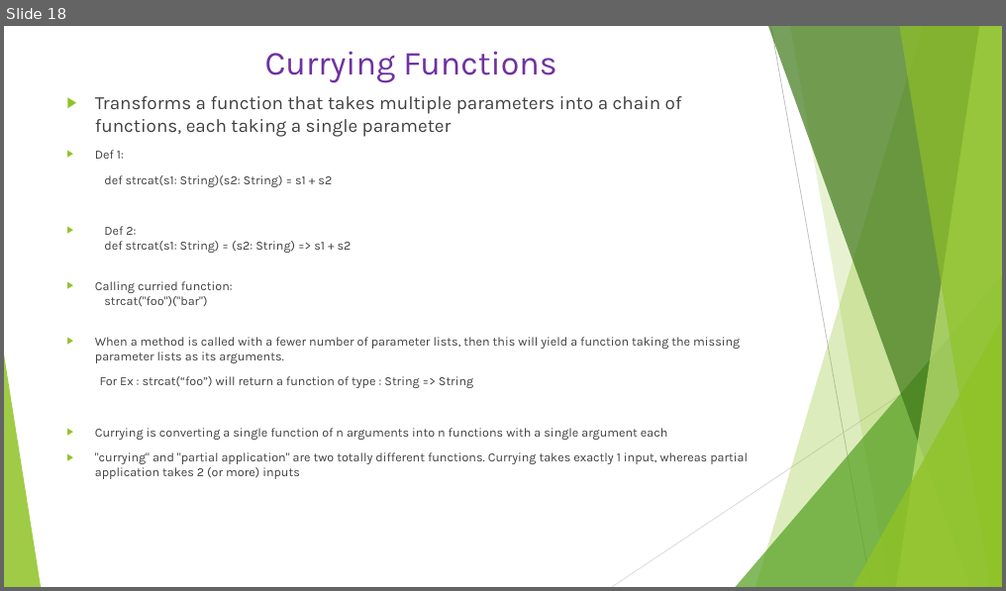
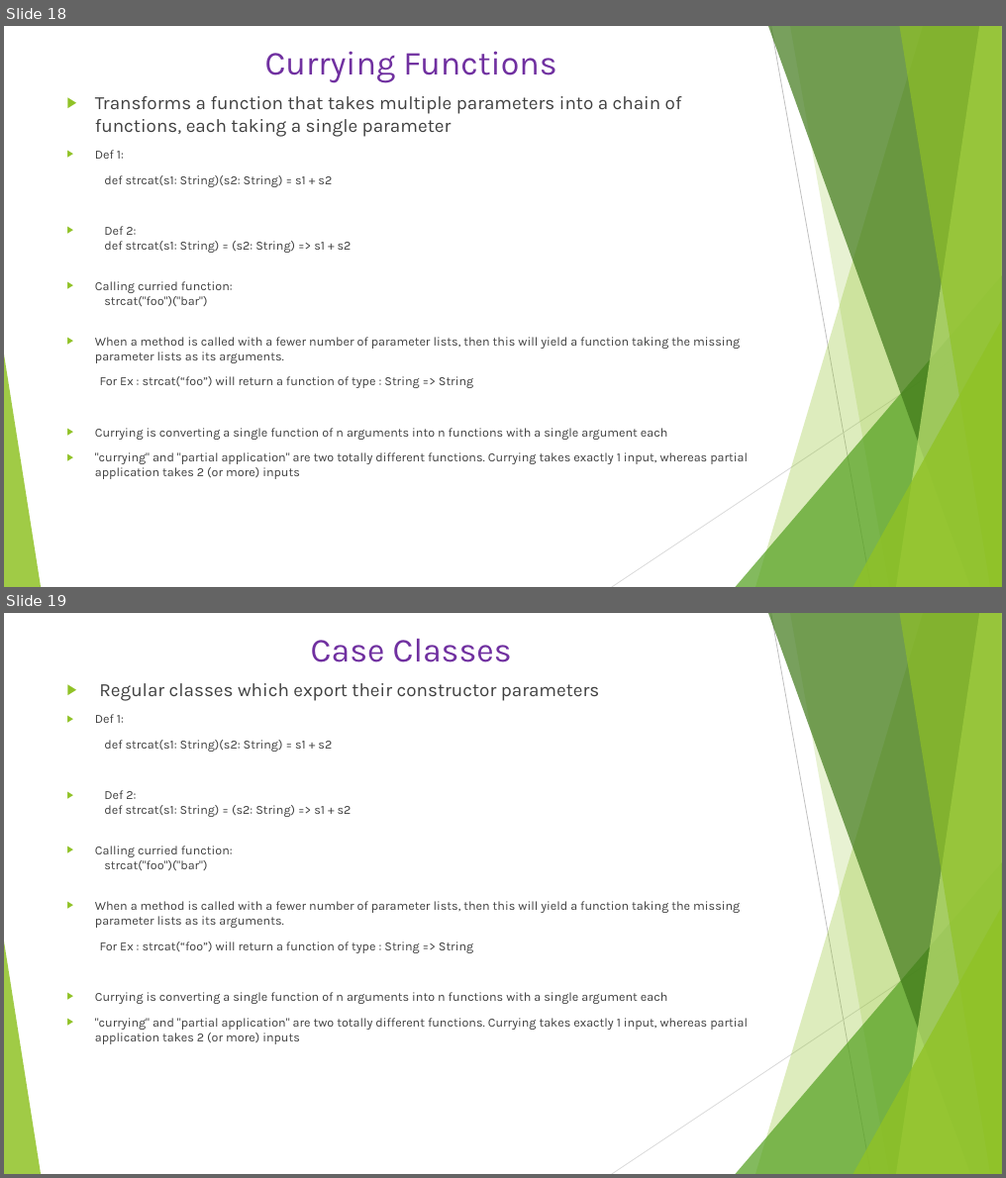
Before and after one commit to Anveshan3175/ScalaTrainingPrep, a slide deck: ScalaRepositary/ScalaTrainingPrep/Scala.pptx. Shown one above the other, each under a label of ours: slide 18 before the commit, slides 18 and 19 after it. The pictures are 1006x591 and 1006x1178 pixels, drawn with LibreOffice and Linux fonts; fonts in the diff are those of the drawing. Boxes give left, top, right and bottom in pixels: in the first picture for what was removed or moved away, otherwise in the second. Text is boxed around its words. In the diff, an @@ line names an element or a change of style, - is before the commit and + after.

```diff
--- a/ScalaRepositary/ScalaTrainingPrep/Scala.pptx
+++ b/ScalaRepositary/ScalaTrainingPrep/Scala.pptx
@@ slide 19 added at (4, 613, 1002, 1174), background #FFFFFF; not listed: 10 template elements that a slide beside it also shows @@
@@ title added at (311, 638, 512, 663), 32.4 pt, text #7030A0 @@
+Case Classes
@@ text added at (95, 683, 747, 1045), 12 pt, text #404040 @@
+▶ Regular classes which export their constructor parameters
+▶ Def 1:
+def strcat(s1: String)(s2: String) = s1 + s2
+▶ Def 2:
+  def strcat(s1: String) = (s2: String) => s1 + s2
+  ▶ Calling curried function:
+  strcat("foo")("bar")
+  ▶ When a method is called with a fewer number of parameter lists, then this will yield a function taking the missing parameter lists as its arguments.
+    For Ex : strcat(“foo”) will return a function of type : String => String
+  ▶ Currying is converting a single function of n arguments into n functions with a single argument each
+  ▶ "currying" and "partial application" are two totally different functions. Currying takes exactly 1 input, whereas partial application takes 2 (or more) inputs
```
Also in this commit, not shown: 1 slide changed, 3 other slides added, 2 other files.
